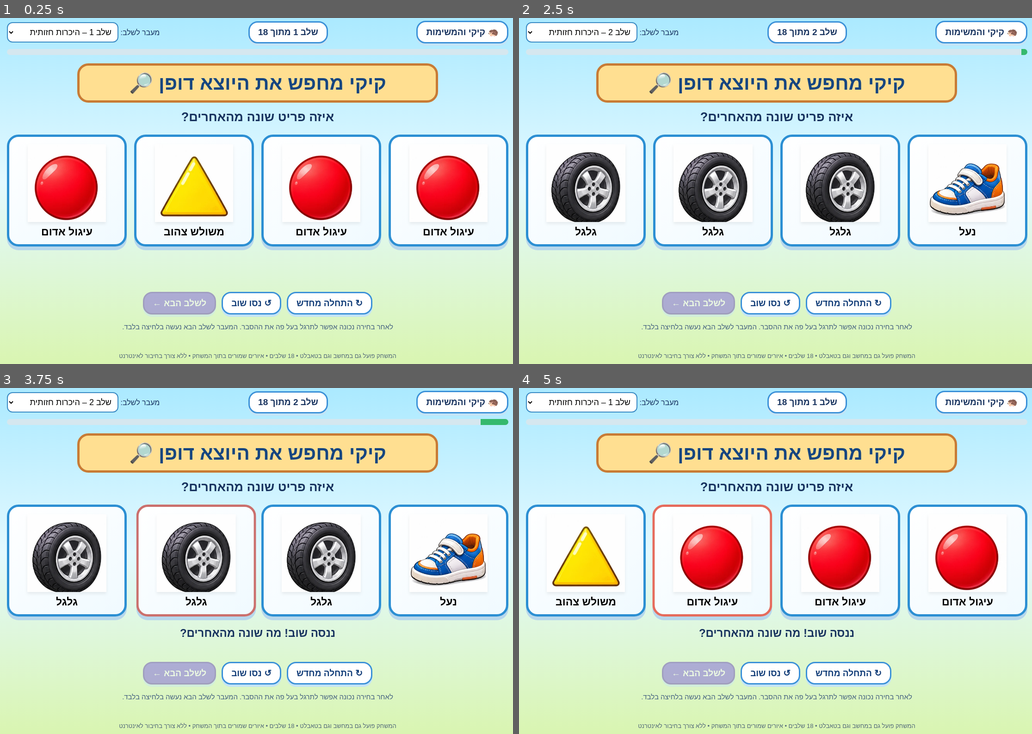
Above: before the commit, frames 1-4 (two rows, left to right).
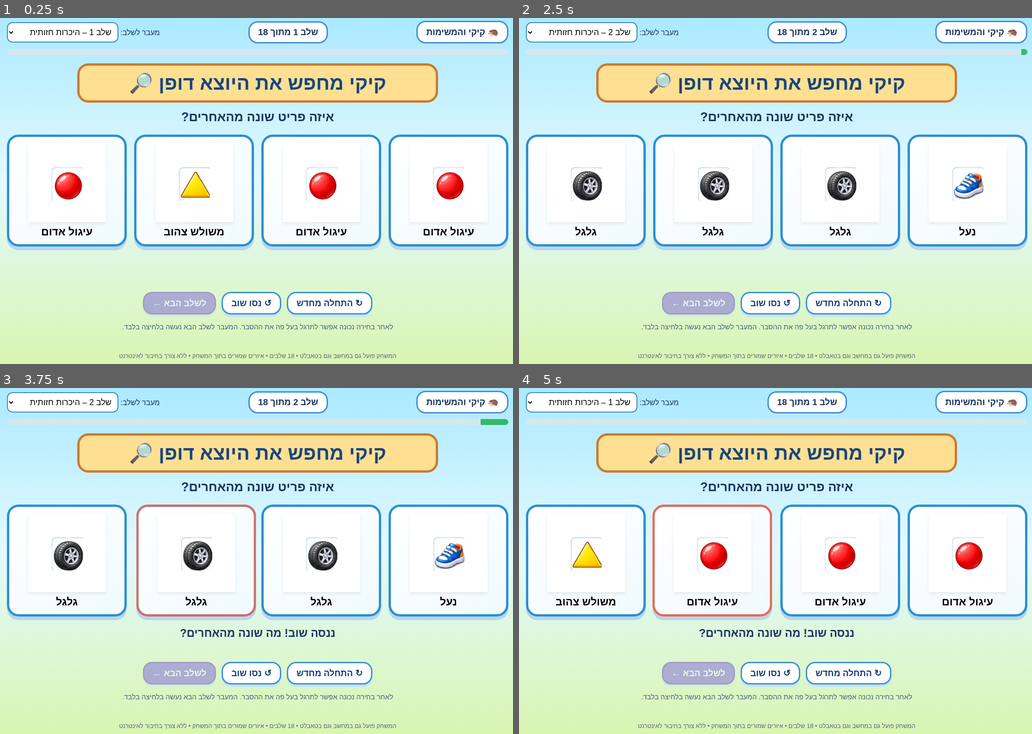
Above: after the commit, the same moments.

Repository: jordenlevi-cell/KiKi-game
Game: browser game, page kiki_game/index.html
The game is run twice, just before and just after one commit, with the same random seed, the same clock (stepped at 60 frames per second) and the same inputs.
Inputs:
- Up to frame 1 (0.25 s): no input
- Up to frame 2 (2.5 s): click "↻ התחלה מחדש" at 0.27 s; click "עיגול אדום" at 1.27 s; click "משולש צהוב" at 1.87 s; click "לשלב הבא ←" at 2.47 s
- Up to frame 3 (3.75 s): click "גלגל" at 3.07 s; click "גלגל" at 3.67 s
- Up to frame 4 (5 s): click "↻ התחלה מחדש" at 4.27 s; click "עיגול אדום" at 4.87 s

The runs differ from the first frame. In frame 1, 6.4% of the frame differs, in the area x 6-94%, y 39-59%; in frame 2, 7.7%, in the area x 6-95%, y 38-59%; in frame 3, 7.7%; in frame 4, 6.4%.

Commit message:
Add files via upload

Diff:
--- a/kiki_game/index.html
+++ b/kiki_game/index.html
@@ -24,7 +24,7 @@
 ];
 const pictureKeys=[["red-circle", "red-circle", "red-circle", "yellow-triangle"], ["wheel", "wheel", "wheel", "shoe"],  …(717 unchanged characters)…
 function shuffle(a){let b=a.map((v,i)=>({...v,source:i}));for(let i=b.length-1;i>0;i--){let j=Math.floor(Math.random()*(i+1));[b[i],b[j]]=[b[j],b[i]]}return b}
-let shown=[];function render(){done=false;attempts=0;shown=s …(623 unchanged characters)… ets/'+pictureKeys[current][item.source]+(pictureKeys[current][item.source].match(/^(jump-rope|magnets|table|toycar)$/)?'.svg':(pictureKeys[current][item.source].match(/^(red-circle|yellow-triangle|wheel|shoe|banana|snake|pasta|sandwich|fries|chair|fish|cat|pants|giraffe|firetruck|cap)$/)?'.webp':'.png'));pic.alt=item.name;pic.loading='eager';pic.draggable=false;const label=documen …(148 unchanged characters)…
+let shown=[];function render(){done=false;attempts=0;shown=s …(623 unchanged characters)… ets/'+pictureKeys[current][item.source]+'.webp';pic.alt=item.name;pic.loading='eager';pic.onerror=()=>{pic.style.display='none';label.textContent=item.name};pic.draggable=false;const label=documen …(148 unchanged characters)…
 function choose(index,button){if(done)return;const item=shown[index];if(item.source===levels[current].odd){done=true;bu …(403 unchanged characters)…
 $('next').onclick=()=>{if(!done)return;if(current===levels.length-1){$('feedback').textContent='כל הכבוד! סיימתם את כל  …(312 unchanged characters)…
 </script></body></html>
Binary file added: kiki_game/assets/ambulance.webp
Binary file added: kiki_game/assets/apple.webp
Binary file added: kiki_game/assets/ball.webp
Binary file changed: kiki_game/assets/banana.webp
Binary file added: kiki_game/assets/bed.webp
Binary file added: kiki_game/assets/bike.webp
Binary file added: kiki_game/assets/blocks.webp
Binary file added: kiki_game/assets/bus.webp
Binary file added: kiki_game/assets/butterfly.webp
Binary file added: kiki_game/assets/cake.webp
Binary file changed: kiki_game/assets/cap.webp
Binary file added: kiki_game/assets/car.webp
(and 42 more such lines)
